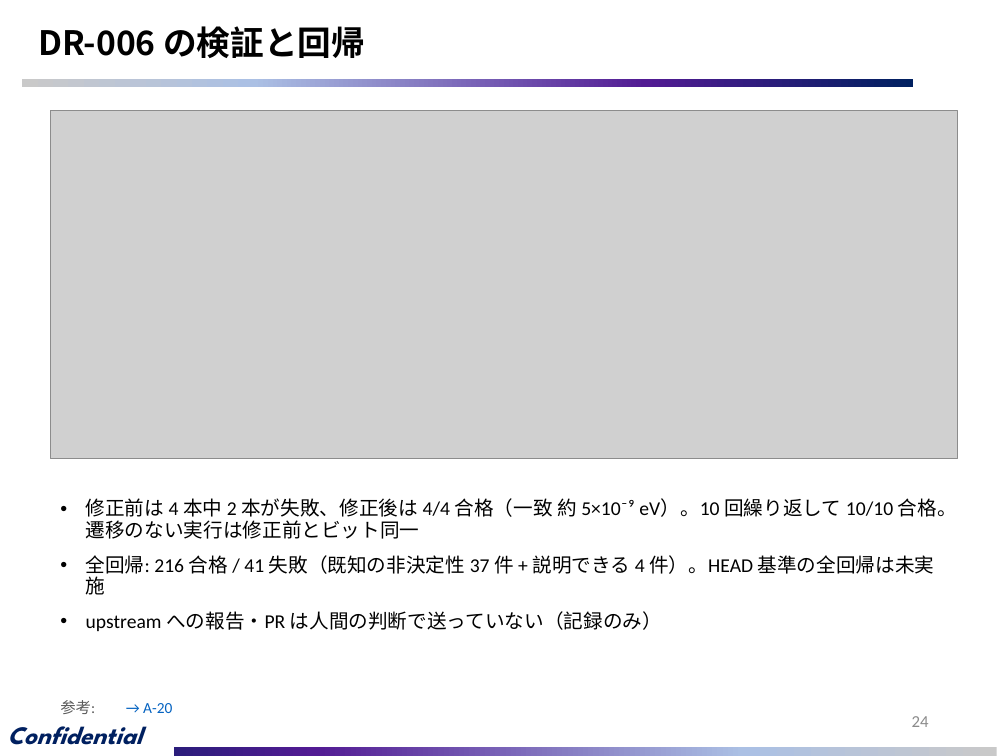
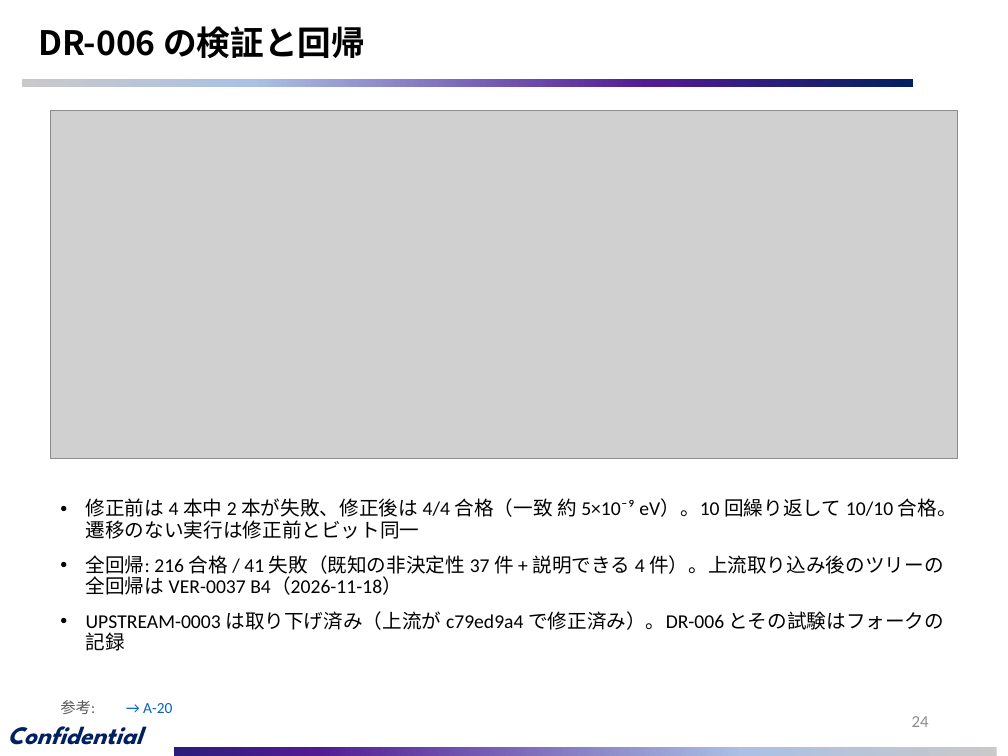
Before and after one commit to mkatouda/GPUMD, a slide deck: slide 24 of docs_ja/slides/GPUMD_dftd_qnep_report.pptx. Drawn at 1008x756 pixels with LibreOffice and Linux fonts; fonts in the diff are those of the drawing; grey boxes stand for pictures; background and template pictures are left out. Boxes give left, top, right and bottom in pixels: in the first picture for what was removed or moved away, otherwise in the second. Text is boxed around its words. In the diff, an @@ line names an element or a change of style, - is before the commit and + after.

Commit message:
docs_ja: update for the upstream merge (5c67f365): replica now inside gpumd, legacy format conversion, UPSTREAM-0003 withdrawn, deck rebuilt (DR-001..006)
- qnep/dftd/workreport/slides scripts: gpumd_replica and main_replica replaced by multi_replica (energy/force verified, no BEC, virial not verified); dftd2/dftd3 not available in multi_replica; dftd3 upstream changes not adopted.
- UPSTREAM-0003 described as withdrawn, fixed upstream by c79ed9a4; full regression done on the merged tree (VER-0037).
- GPUMD_dftd_qnep_report.pptx regenerated (27 main + 37 appendix).

```diff
--- a/docs_ja/slides/GPUMD_dftd_qnep_report.pptx
+++ b/docs_ja/slides/GPUMD_dftd_qnep_report.pptx
@@ text at bbox=[86, 555, 944, 651]: text changed @@
-• 全回帰: 216 合格 / 41 失敗（既知の非決定性 37 件 + 説明できる 4 件）。HEAD 基準の全回帰は未実施
-• upstream への報告・PR は人間の判断で送っていない（記録のみ）
+• 全回帰: 216 合格 / 41 失敗（既知の非決定性 37 件 + 説明できる 4 件）。上流取り込み後のツリーの全回帰は VER-0037 B4（2026-11-18）
+• UPSTREAM-0003 は取り下げ済み（上流が c79ed9a4 で修正済み）。DR-006 とその試験はフォークの記録
```
Also in this commit, not shown: 9 other slides changed, 15 other files.
